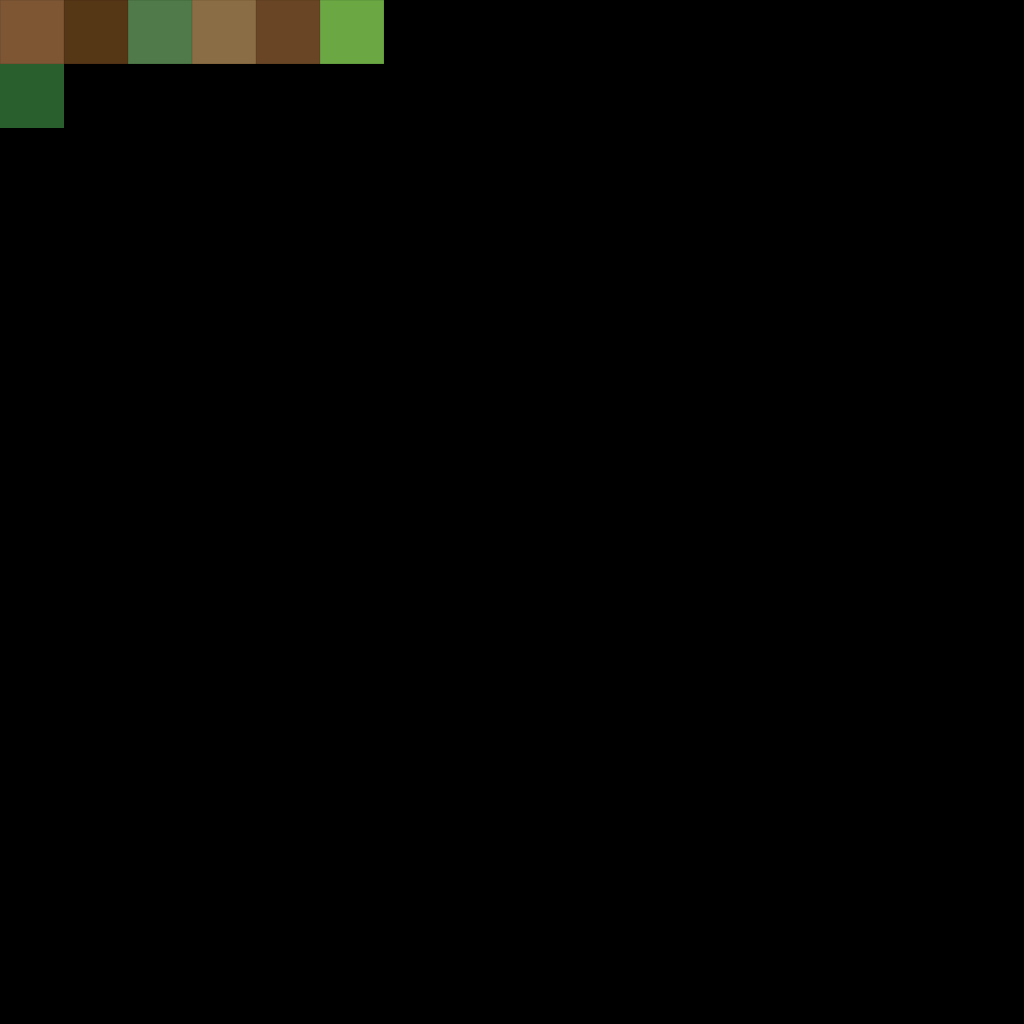
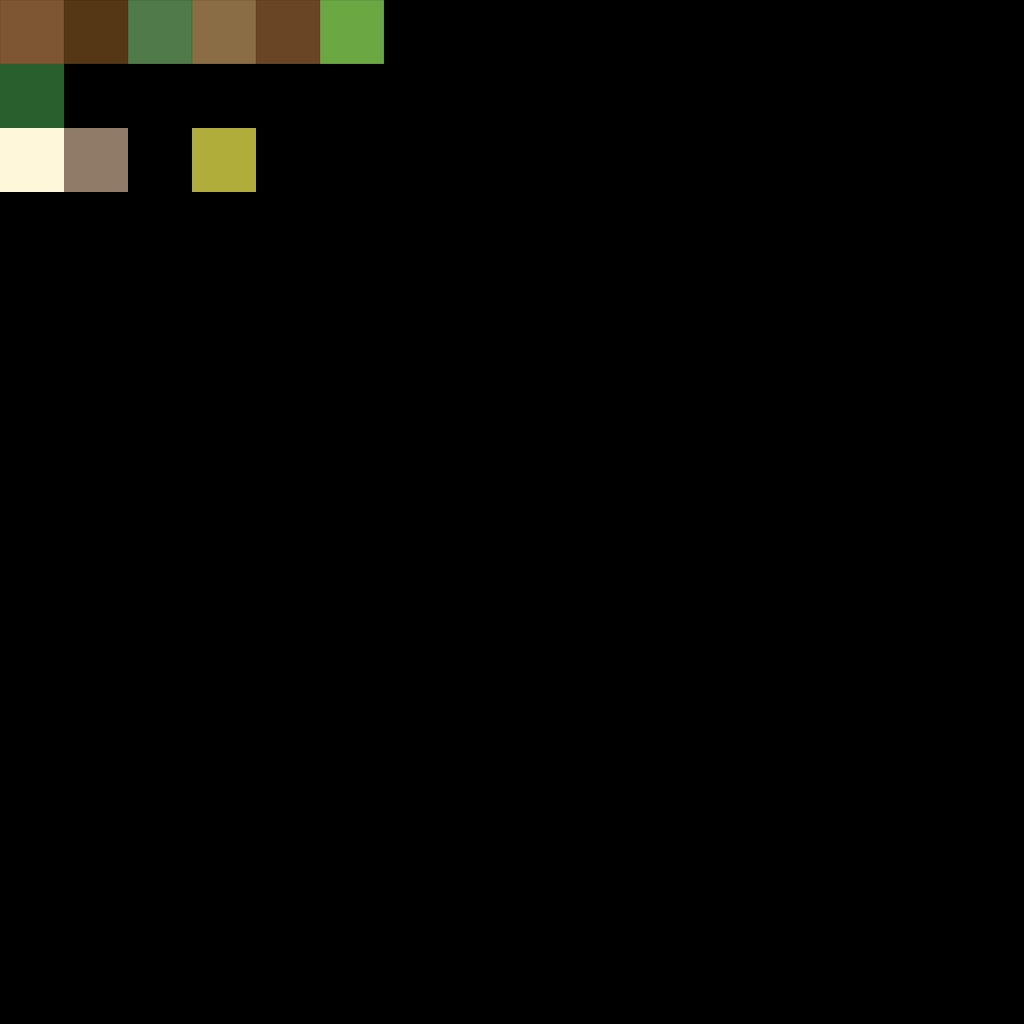
Revision of a layered 1024×1024 image; what changed, layer by layer:
added layer "crown" above "eyes" over [192, 128, 256, 192]
added layer "fur brown" above "fur white" over [64, 128, 128, 192]
added layer "fur white" above "grass" over [0, 128, 64, 192]
